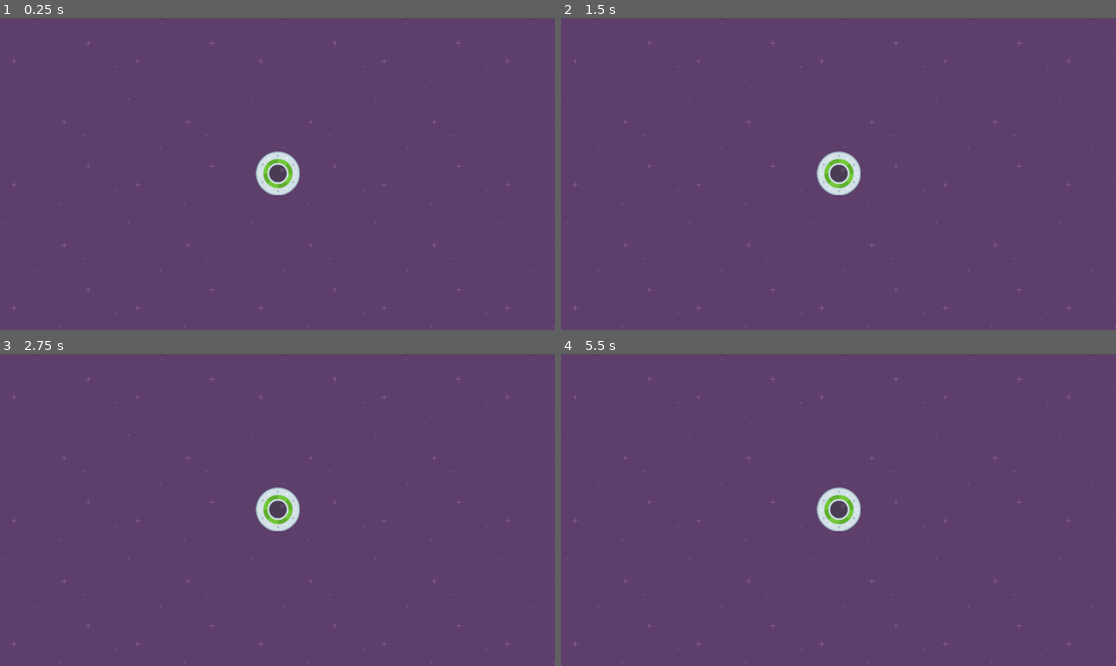
Above: before the commit, frames 1-4 (two rows, left to right).
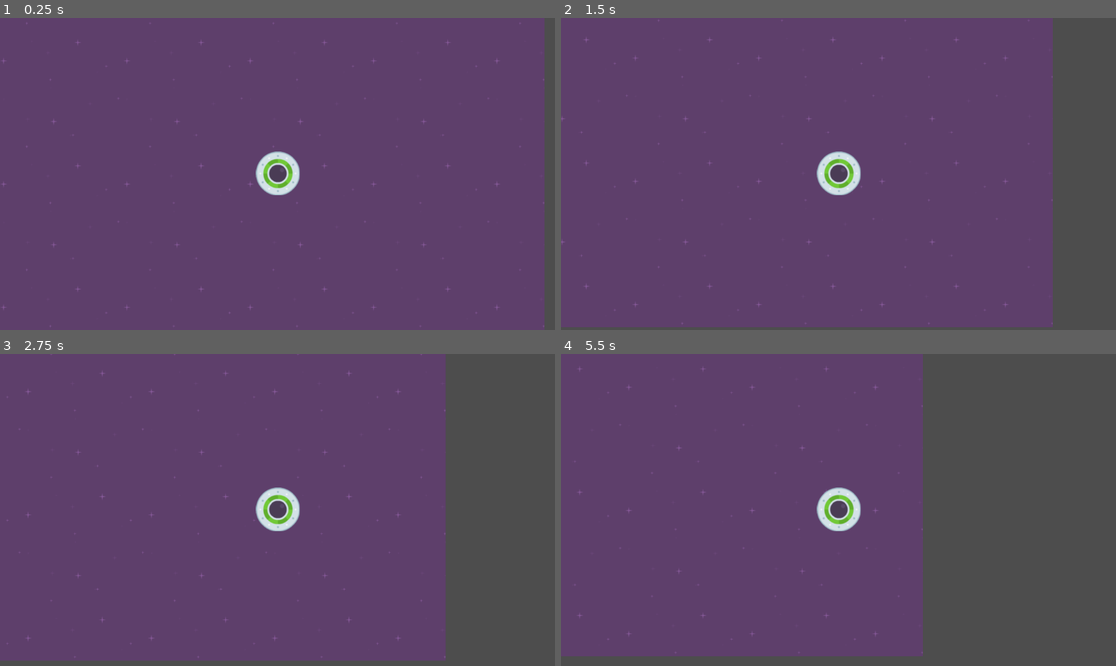
Above: after the commit, the same moments.

Repository: Faragas91/Projects
Game: Godot game, scene res://level_1.tscn
The game is run twice, just before and just after one commit, with the same random seed, the same clock (stepped at 60 frames per second) and the same inputs.
Inputs:
- Up to frame 1 (0.25 s): no input
- Up to frame 2 (1.5 s): no input
- Up to frame 3 (2.75 s): no input
- Up to frame 4 (5.5 s): tap Enter at 5 s

The runs differ from the first frame. In frame 1, 2.1% of the frame differs, in the area x 0-100%, y 0-100%; in frame 2, 12%; in frame 3, 21%; in frame 4, 37%.

Commit message:
fusl

Diff:
--- a/Godot Spiele/Speedy_Saucer/player.gd
+++ b/Godot Spiele/Speedy_Saucer/player.gd
@@ -1,7 +1,4 @@
 extends RigidBody2D
 
 func _ready():
-	return test()
-# Called when the node enters the scene tree for the first time.
-func test():
-	print("Wilde Sau!!!!")
+	apply_impulse(Vector2(95, 5))
